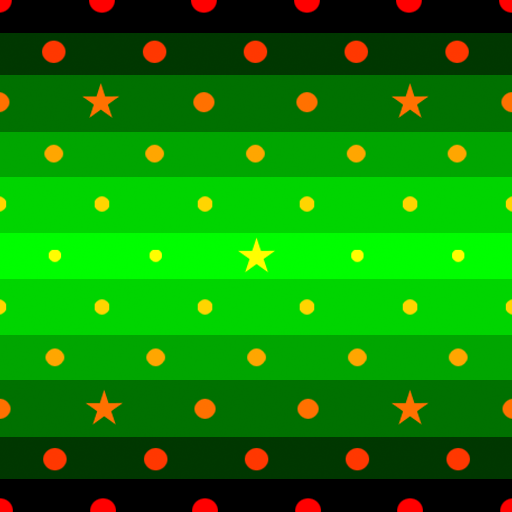
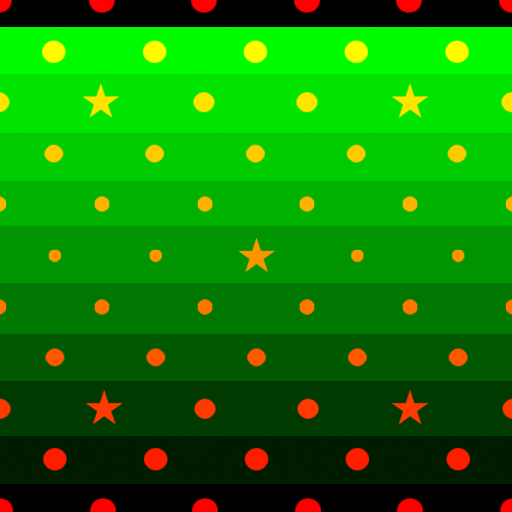
The second 512×512 image is a revision of the first. Changes to its layers:
painted on "Background" over [0,27,512,484]
